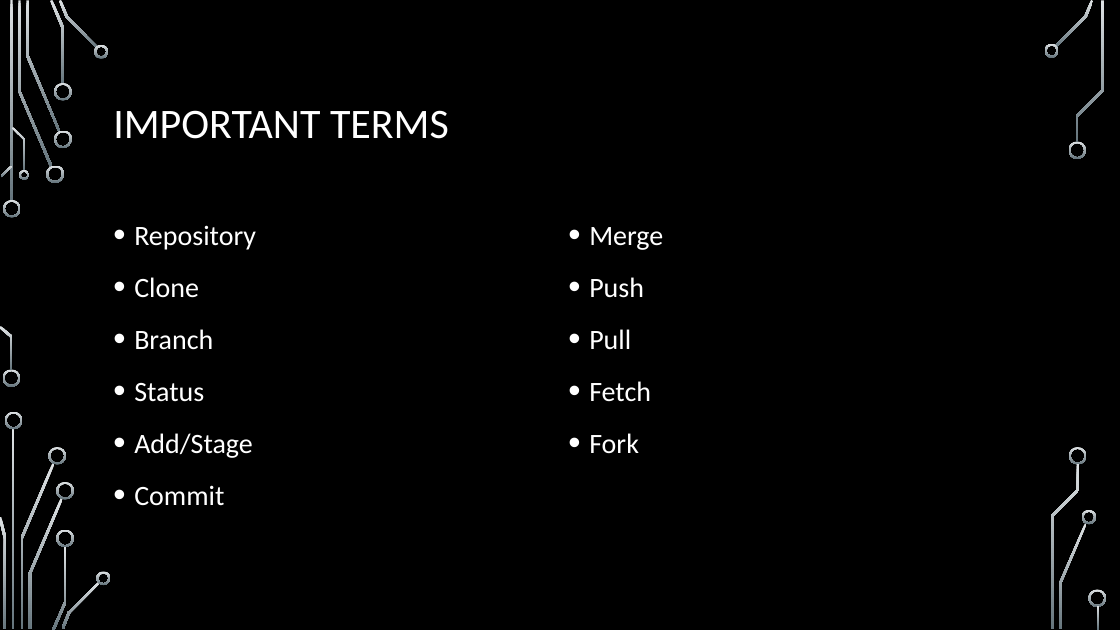
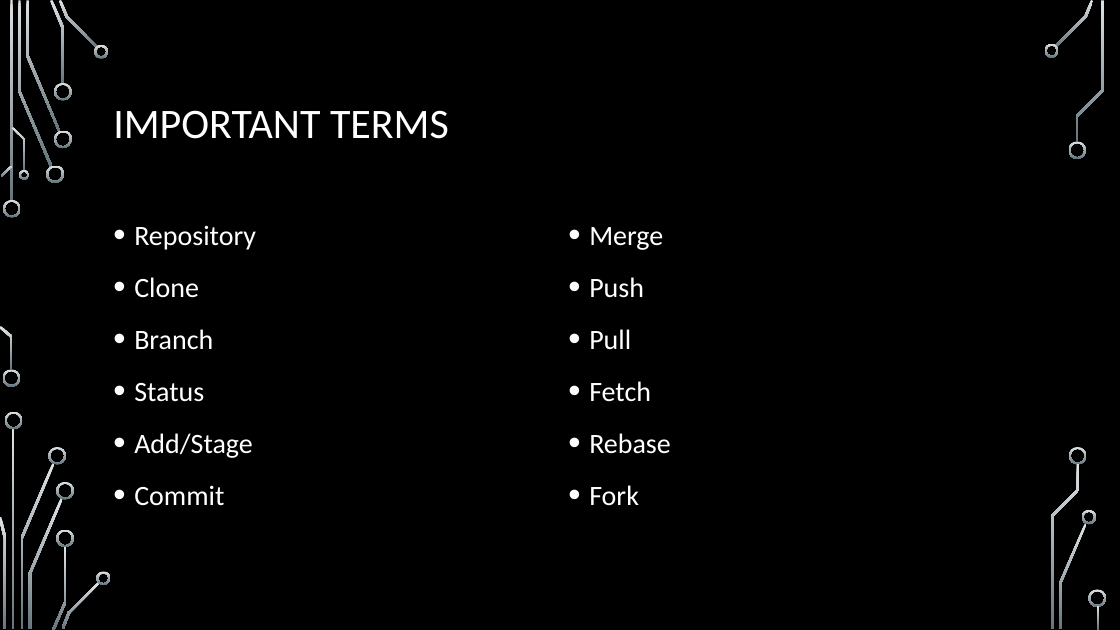
Before and after one commit to onideus/github-101-website, a slide deck: slide 8 of resources/Introduction to github.pptx. Drawn at 1120x630 pixels with LibreOffice and Linux fonts; fonts in the diff are those of the drawing; background and template pictures are left out. Boxes give left, top, right and bottom in pixels: in the first picture for what was removed or moved away, otherwise in the second. Text is boxed around its words. In the diff, an @@ line names an element or a change of style, - is before the commit and + after.

```diff
--- a/resources/Introduction to github.pptx
+++ b/resources/Introduction to github.pptx
@@ text at (589,433,671,454): paragraph added @@
+• Rebase
```
Also in this commit, not shown: 6 other slides changed, 5 other files.
